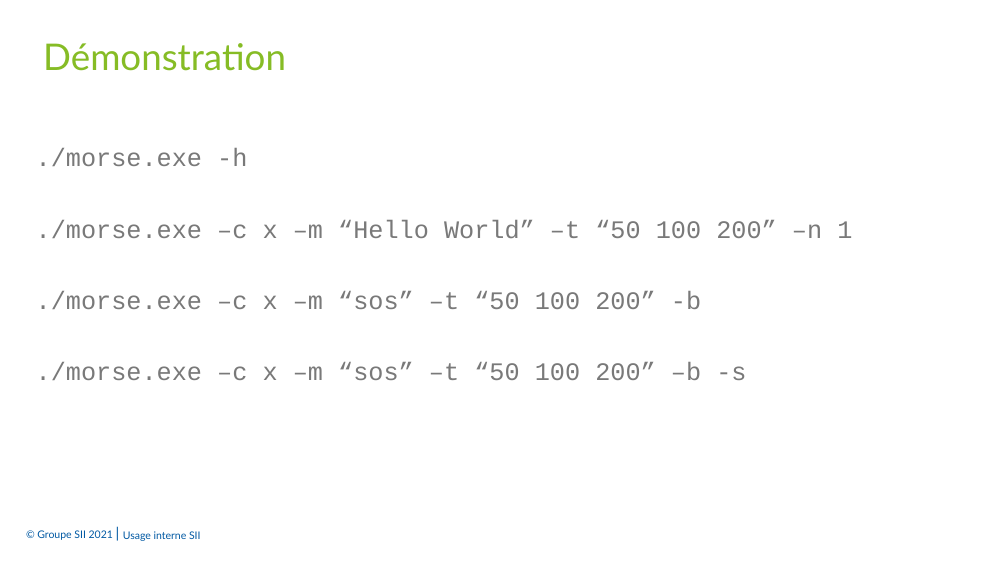
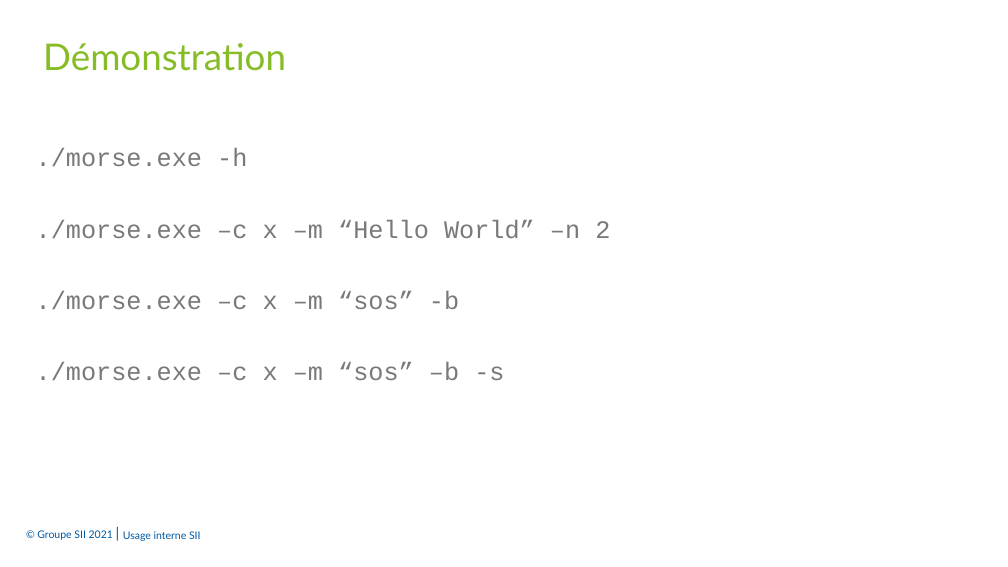
Before and after one commit to FufuAkuseru/TP-morse, a slide deck: slide 15 of presentation_finale.pptm. Drawn at 1008x567 pixels with LibreOffice and Linux fonts; fonts in the diff are those of the drawing; background and template pictures are left out. Boxes give left, top, right and bottom in pixels: in the first picture for what was removed or moved away, otherwise in the second. Text is boxed around its words. In the diff, an @@ line names an element or a change of style, - is before the commit and + after.

Commit message:
presentation done

```diff
--- a/presentation_finale.pptm
+++ b/presentation_finale.pptm
@@ text at box(36, 220, 610, 238): text changed @@
-./morse.exe –c x –m “Hello World” –t “50 100 200” –n 1
+./morse.exe –c x –m “Hello World” –n 2
@@ text at box(36, 291, 459, 309): text changed @@
-./morse.exe –c x –m “sos” –t “50 100 200” -b
+./morse.exe –c x –m “sos” -b
@@ text at box(36, 362, 504, 380): text changed @@
-./morse.exe –c x –m “sos” –t “50 100 200” –b -s
+./morse.exe –c x –m “sos” –b -s
```
